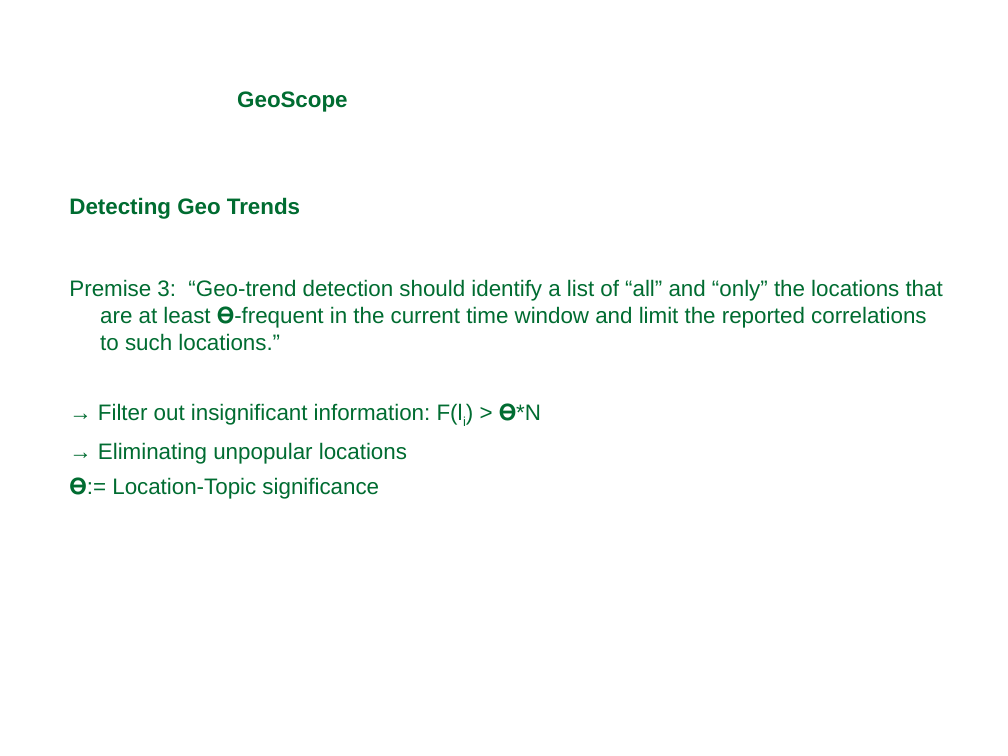
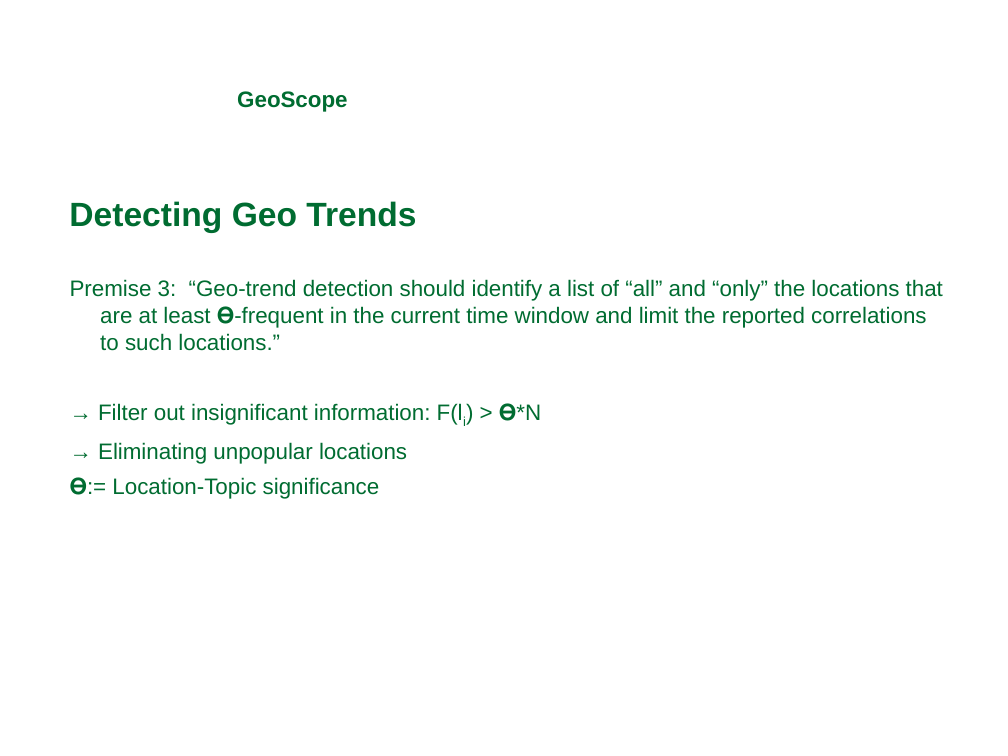
Before and after one commit to michaelprummer/datascience, a slide deck: slide 6 of GeoScope/DataScience1.ppt (slide 5 before the commit). Drawn at 1008x756 pixels with LibreOffice and Linux fonts; fonts in the diff are those of the drawing; background and template pictures are left out. Boxes give left, top, right and bottom in pixels: in the first picture for what was removed or moved away, otherwise in the second. Text is boxed around its words. In the diff, an @@ line names an element or a change of style, - is before the commit and + after.

```diff
--- a/GeoScope/DataScience1.ppt
+++ b/GeoScope/DataScience1.ppt
@@ text "Detecting Geo Trends" at <box>69,201,416,233</box>: size 16 to 24 pt @@
@@ text "Premise 3: “Geo-trend detection should ..." at <box>70,279,943,499</box>: indent changed @@
```
Also in this commit, not shown: 21 other slides changed, 1 slide added.
